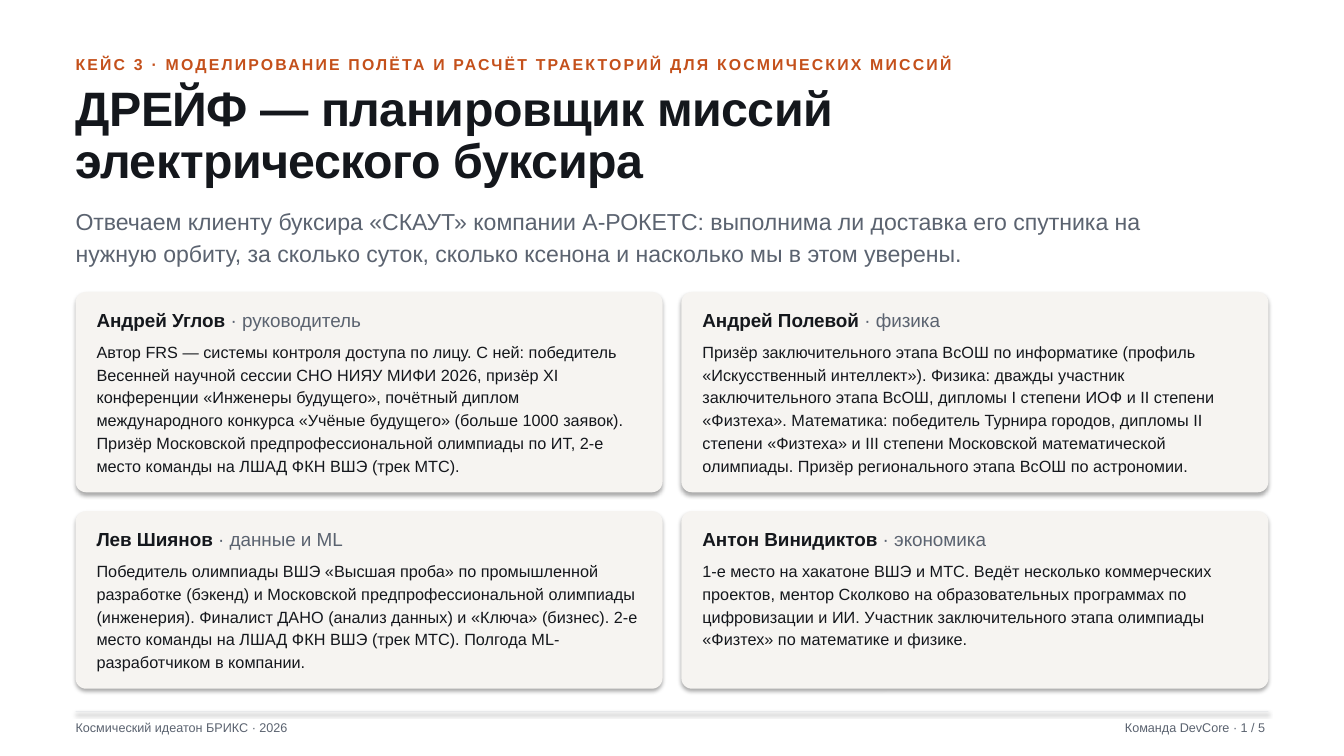
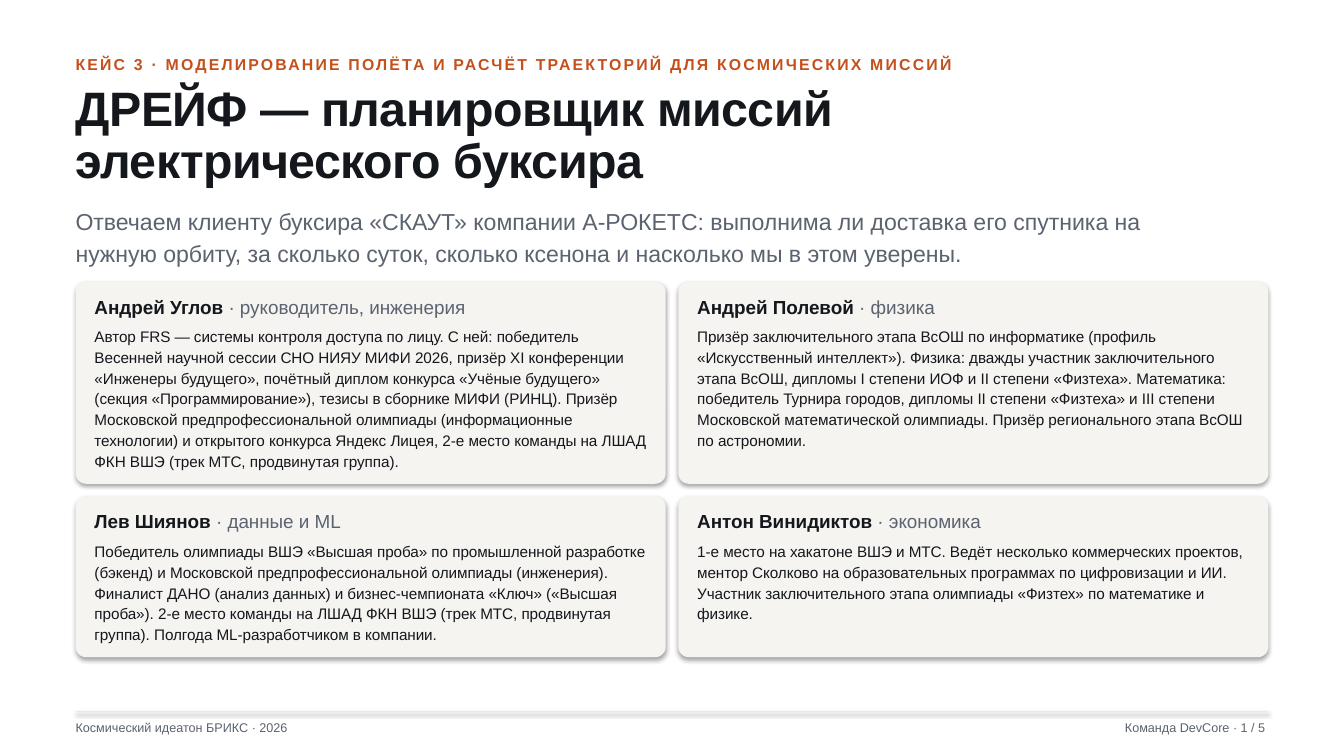
Before and after one commit to andrew-ug/brics-ideathon-2026, a slide deck: slide 1 of out/slides/DREIF_portfolio.pptx. Drawn at 1344x756 pixels with LibreOffice and Linux fonts; fonts in the diff are those of the drawing. Boxes give left, top, right and bottom in pixels: in the first picture for what was removed or moved away, otherwise in the second. Text is boxed around its words. In the diff, an @@ line names an element or a change of style, - is before the commit and + after.

```diff
--- a/out/slides/DREIF_portfolio.pptx
+++ b/out/slides/DREIF_portfolio.pptx
@@ rounded rectangle: place and size @@
-rounded rectangle at (76, 292, 662, 493)
+rounded rectangle at (76, 281, 665, 484)
@@ rounded rectangle: place and size @@
-rounded rectangle at (682, 292, 1268, 493)
+rounded rectangle at (679, 281, 1268, 484)
@@ text "Андрей Полевой · физика": place and size @@
-text "Андрей Полевой · физика" at (702, 313, 940, 331)
+text "Андрей Полевой · физика" at (697, 300, 935, 318)
@@ text at (94, 300, 465, 318): text changed @@
-Андрей Углов · руководитель
+Андрей Углов · руководитель, инженерия
@@ text "Призёр заключительного этапа ВсОШ по ...": place and size @@
-text "Призёр заключительного этапа ВсОШ по ..." at (702, 346, 1214, 476)
+text "Призёр заключительного этапа ВсОШ по ..." at (697, 331, 1242, 449)
@@ text "Призёр заключительного этапа ВсОШ по ..." at (697, 331, 1242, 449): size 11.6 to 10.9 pt; line spacing 16.3pt to 14.8pt @@
@@ text at (94, 330, 647, 470): text changed; size 11.6 to 10.9 pt @@
-Автор FRS — системы контроля доступа по лицу. С ней: победитель Весенней научной сессии СНО НИЯУ МИФИ 2026, призёр XI конференции «Инженеры будущего», почётный диплом международного конкурса «Учёные будущего» (больше 1000 заявок). Призёр Московской предпрофессиональной олимпиады по ИТ, 2-е место команды на ЛШАД ФКН ВШЭ (трек МТС).
+Автор FRS — системы контроля доступа по лицу. С ней: победитель Весенней научной сессии СНО НИЯУ МИФИ 2026, призёр XI конференции «Инженеры будущего», почётный диплом конкурса «Учёные будущего» (секция «Программирование»), тезисы в сборнике МИФИ (РИНЦ). Призёр Московской предпрофессиональной олимпиады (информационные технологии) и открытого конкурса Яндекс Лицея, 2-е место команды на ЛШАД ФКН ВШЭ (трек МТС, продвинутая группа).
@@ rounded rectangle: place and size @@
-rounded rectangle at (76, 511, 662, 689)
+rounded rectangle at (76, 496, 665, 657)
@@ rounded rectangle at (76, 496, 665, 657): proportions changed @@
@@ rounded rectangle at (679, 496, 1268, 657): proportions changed @@
@@ rounded rectangle: place and size @@
-rounded rectangle at (682, 511, 1268, 689)
+rounded rectangle at (679, 496, 1268, 657)
@@ text "Лев Шиянов · данные и ...": place and size @@
-text "Лев Шиянов · данные и ..." at (97, 533, 343, 550)
+text "Лев Шиянов · данные и ..." at (94, 515, 341, 532)
@@ text "Антон Винидиктов · экономика": place and size @@
-text "Антон Винидиктов · экономика" at (702, 533, 986, 550)
+text "Антон Винидиктов · экономика" at (697, 515, 981, 532)
@@ text at (94, 545, 645, 643): text changed; size 11.6 to 10.9 pt @@
-Победитель олимпиады ВШЭ «Высшая проба» по промышленной разработке (бэкенд) и Московской предпрофессиональной олимпиады (инженерия). Финалист ДАНО (анализ данных) и «Ключа» (бизнес). 2-е место команды на ЛШАД ФКН ВШЭ (трек МТС). Полгода ML-разработчиком в компании.
+Победитель олимпиады ВШЭ «Высшая проба» по промышленной разработке (бэкенд) и Московской предпрофессиональной олимпиады (инженерия). Финалист ДАНО (анализ данных) и бизнес-чемпионата «Ключ» («Высшая проба»). 2-е место команды на ЛШАД ФКН ВШЭ (трек МТС, продвинутая группа). Полгода ML-разработчиком в компании.
@@ text "1-е место на хакатоне ВШЭ ..." at (697, 546, 1243, 622): size 11.6 to 10.9 pt; line spacing 16.3pt to 14.8pt @@
@@ text "1-е место на хакатоне ВШЭ ...": place and size @@
-text "1-е место на хакатоне ВШЭ ..." at (702, 565, 1211, 649)
+text "1-е место на хакатоне ВШЭ ..." at (697, 546, 1243, 622)
```
Also in this commit, not shown: 3 other slides changed, 7 other files.
